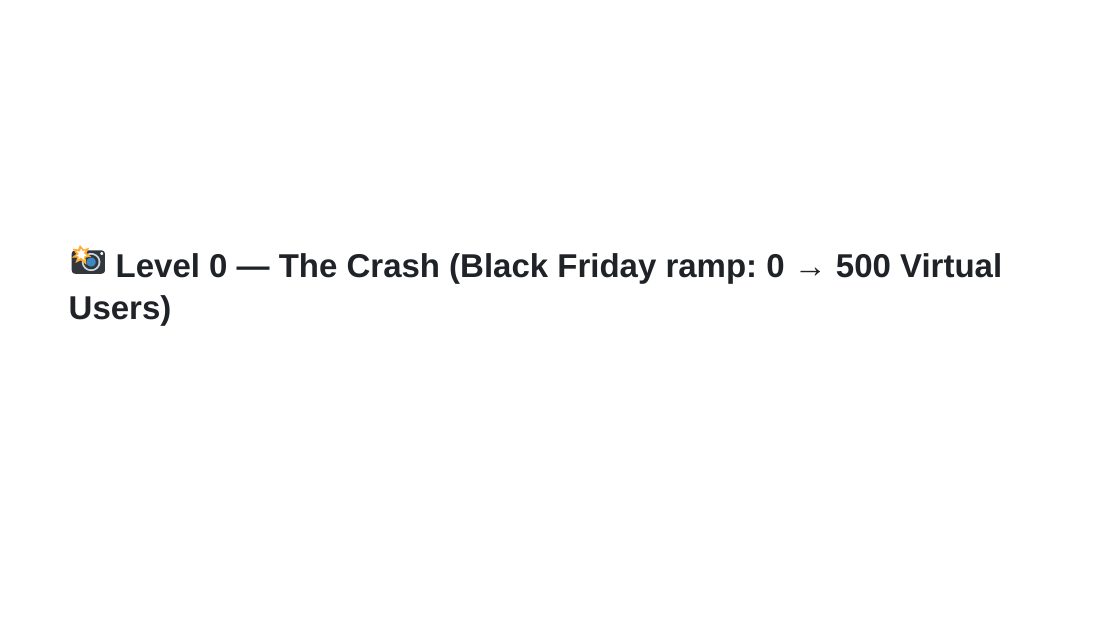
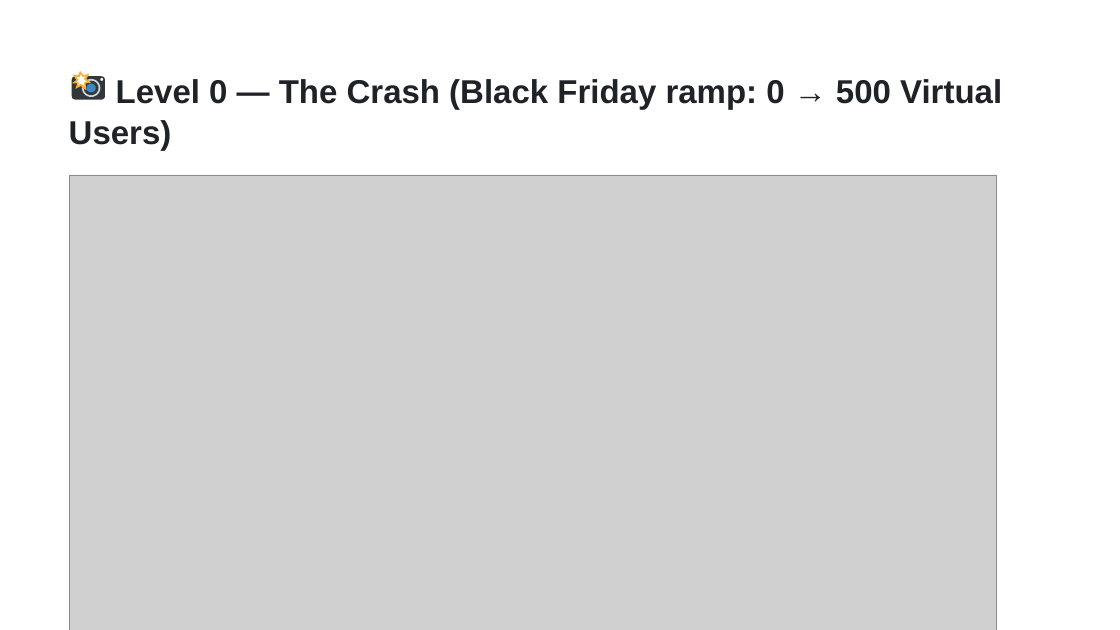
Before and after one commit to NedkoHristov/WordPress-Europe-2026, a slide deck: slide 12 of SLIDES-RICH-editable.pptx (slide 11 before the commit). Drawn at 1120x630 pixels with LibreOffice and Linux fonts; fonts in the diff are those of the drawing; grey boxes stand for pictures. Boxes give left, top, right and bottom in pixels: in the first picture for what was removed or moved away, otherwise in the second. Text is boxed around its words. In the diff, an @@ line names an element or a change of style, - is before the commit and + after.

```diff
--- a/SLIDES-RICH-editable.pptx
+++ b/SLIDES-RICH-editable.pptx
@@ 7 freeform shapes, 2 texts moved together from (x1=69, y1=245, x2=1002, y2=325) to (x1=69, y1=71, x2=1002, y2=151) @@
@@ picture added at (x1=69, y1=175, x2=996, y2=630) @@
```
Also in this commit, not shown: 4 other slides changed, 1 slide added, 9 other files.
